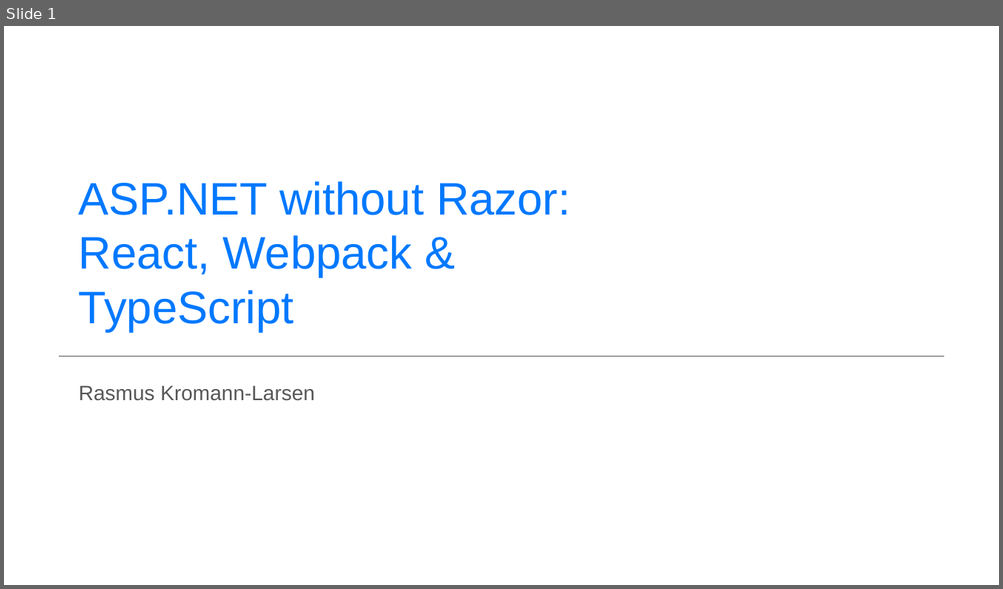
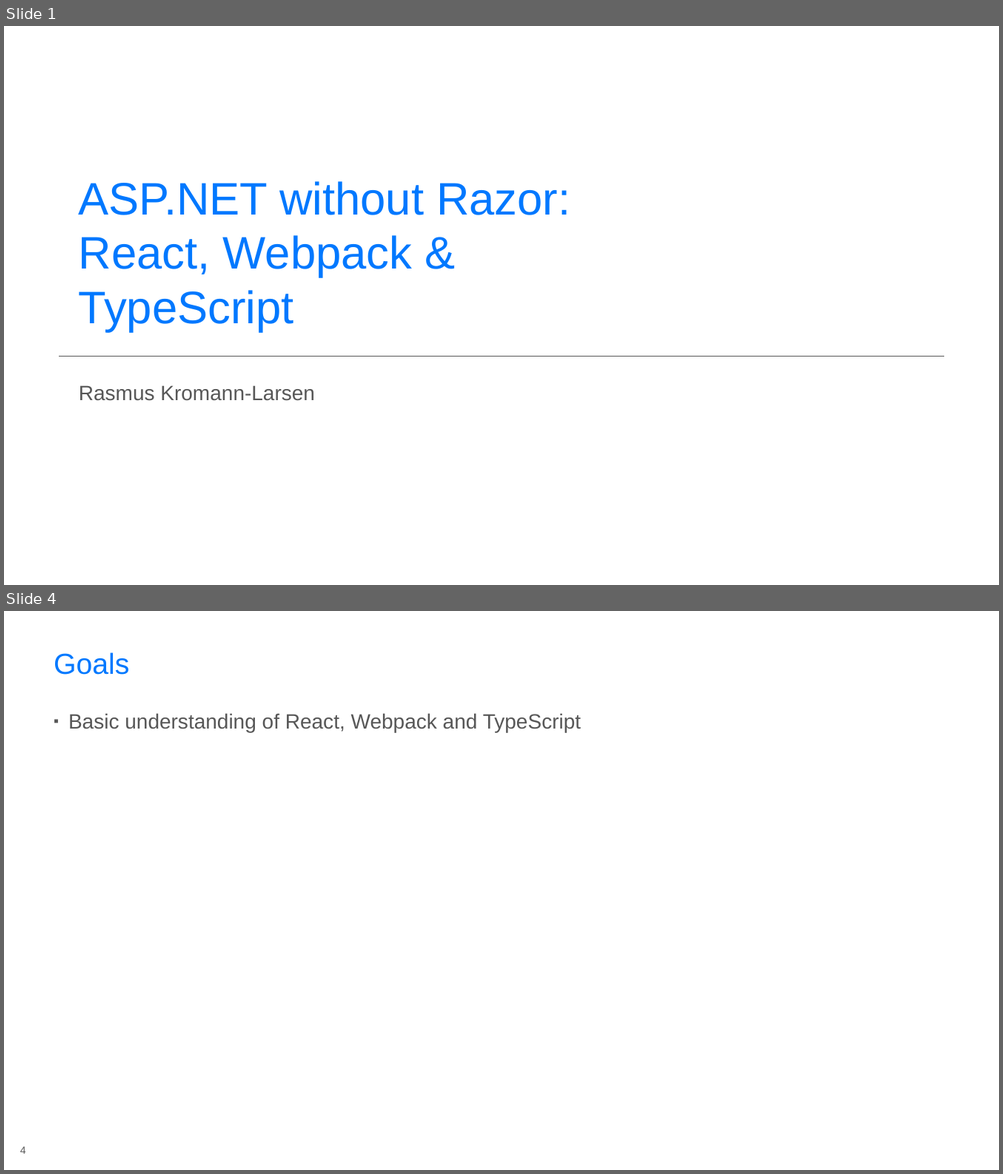
Before and after one commit to rasmuskl/react-webpack-typescript, a slide deck: _notes/Presentation.pptx. Shown one above the other, each under a label of ours: slide 1 before the commit, slides 1 and 4 after it; the slides between them are not shown. The pictures are 1003x589 and 1003x1174 pixels, drawn with LibreOffice and Linux fonts; fonts in the diff are those of the drawing; background and template pictures are left out. Boxes give left, top, right and bottom in pixels: in the first picture for what was removed or moved away, otherwise in the second. Text is boxed around its words. In the diff, an @@ line names an element or a change of style, - is before the commit and + after.

```diff
--- a/_notes/Presentation.pptx
+++ b/_notes/Presentation.pptx
@@ slide 4 added at (x1=4, y1=611, x2=999, y2=1170), background #FFFFFF @@
@@ title added at (x1=54, y1=652, x2=129, y2=675), 28 pt, text #0078FF @@
+Goals
@@ text added at (x1=68, y1=713, x2=580, y2=733), 20 pt, text #575757 @@
+▪ Basic understanding of React, Webpack and TypeScript
@@ page number added at (x1=20, y1=1147, x2=26, y2=1154), 10 pt, text #575757 @@
+4
```
Also in this commit, not shown: 1 slide changed, 7 other slides added, 7 other files.
